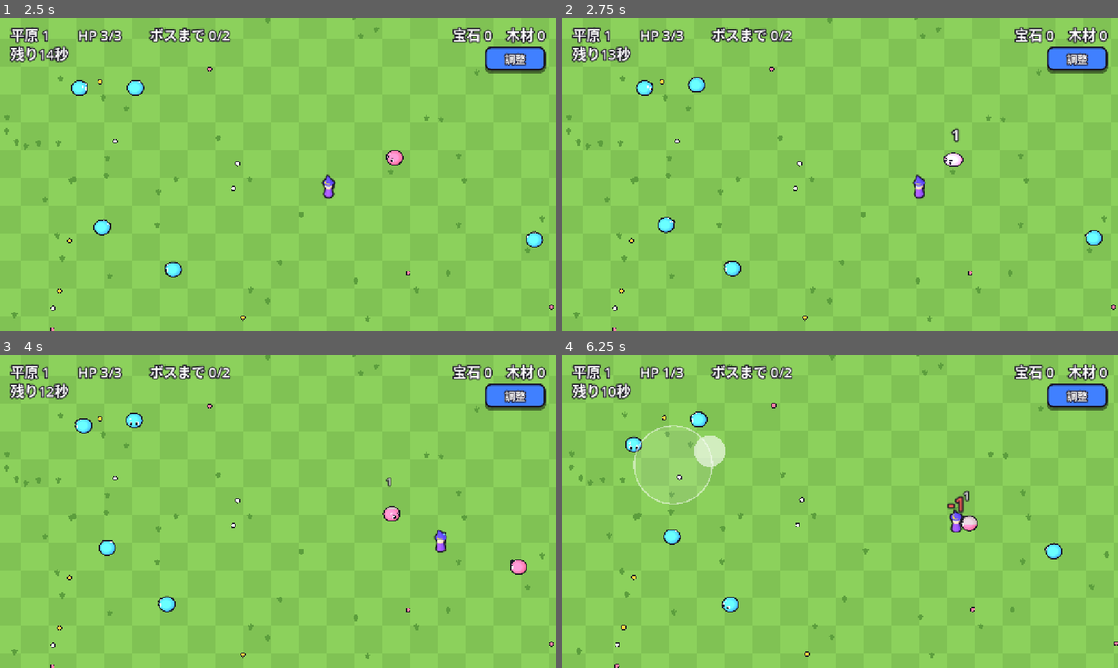
Above: before the commit, frames 1-4 (two rows, left to right).
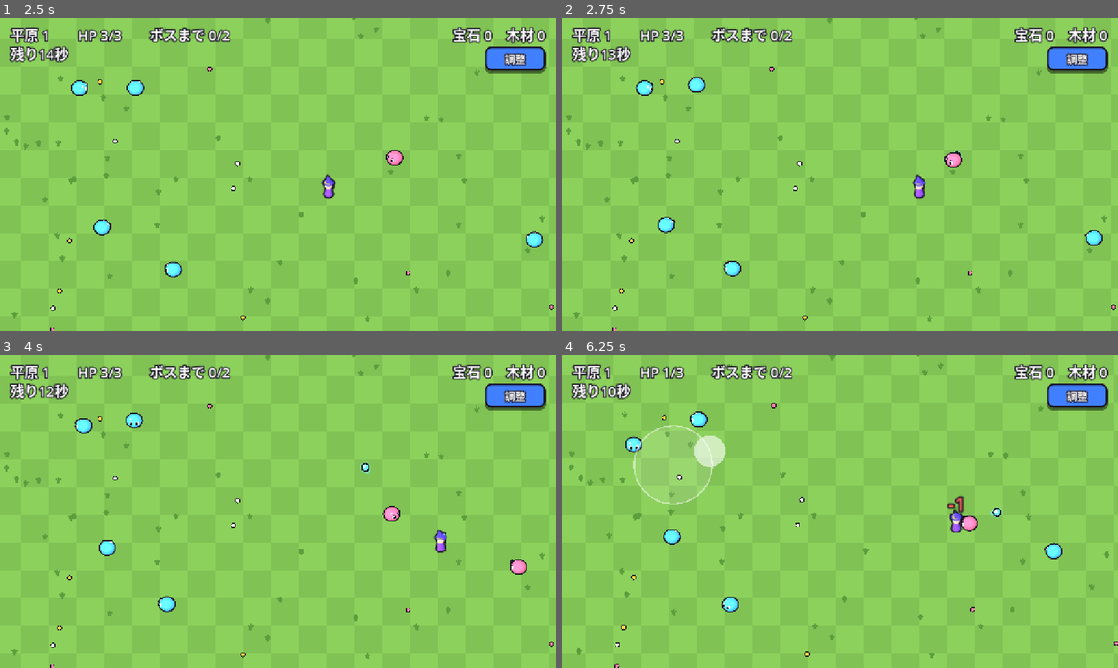
Above: after the commit, the same moments.

Repository: elefolo4565/fantasyIncremental
Game: Godot game, scene res://scenes/run/run.tscn
Two runs of this game, one before a commit and one after it. Both use one fixed random seed, a clock stepped at 60 frames per second and the inputs below. This scene is started directly instead of the project's main scene.
Inputs (mouse positions are in pixels of both pictures, inside the frame that each line leads up to):
- Up to frame 1 (2.5 s): click "調整" at 0.5 s; click "閉じる" at 1.25 s; move the mouse to (400, 158) at 2.02 s; hold Right (ui_right) from 2.03 s (still down); click (400, 158) at 2.17 s
- Up to frame 2 (2.75 s): keep holding Right (ui_right)
- Up to frame 3 (4 s): release Right (ui_right) at 2.75 s; drag from (166, 527) to (250, 574) at 2.77 s; move the mouse to (333, 442) at 3.52 s; hold Right (ui_right) from 3.53 s (still down)
- Up to frame 4 (6.25 s): release Right (ui_right) at 4.25 s; drag from (812, 574) to (673, 464) at 4.27 s; move the mouse to (1006, 558) at 5.02 s; hold Left (ui_left) 5.03-5.75 s; drag from (673, 464) to (756, 433) at 5.77 s

Frame 1 is identical in both runs. In frame 2, 0.2% of the frame differs, in the area x 68-73%, y 35-48%; in frame 3, 0.1%; in frame 4, 0.2%.

Commit message:
敵同士はぶつからず重なって通り抜けるようにする
敵を物理の層 enemy（2番）に移し、プレイヤーと木（world、1番）にだけぶつかるようにする。
プレイヤーは両方の層にぶつかるので、これまでどおり敵に押し止められる。

Co-Authored-By: Claude Opus 5.5 (1M context) <noreply@anthropic.com>
Claude-Session: https://claude.ai/code/session_01TUik1f4JSHLmG8xXeEbnoe

Diff:
--- a/project.godot
+++ b/project.godot
@@ -33,6 +33,11 @@
 
 pointing/emulate_touch_from_mouse=true
 
+[layer_names]
+
+2d_physics/layer_1="world"
+2d_physics/layer_2="enemy"
+
 [rendering]
 
 renderer/rendering_method="gl_compatibility"
--- a/scenes/monster/monster.gd
+++ b/scenes/monster/monster.gd
@@ -2,6 +2,7 @@
 extends Breakable
 ## 敵（モンスター）。稼ぎの元であり、同時に脅威でもある。種類は data/enemies.csv の1行（def）で決まる。
 ## 動きは部品（MonsterMove。scenes/monster/moves/）に任せ、ここは移動・画面の端・プレイヤーとの接触・絵を受け持つ。
+## 物理の層は enemy（2番）で、プレイヤーと木（world、1番）にだけぶつかる。敵同士はぶつからず重なって通り抜ける。
 ## enemies.csv の shot 列に弾（data/shots.csv）があれば、動きとは別に MonsterShooter で弾を撃つ。
 ## 触れると touched_player を出す（ダメージは Run が与える）。壊すと宝石が手に入り、ボスでなければプレイヤーから離れた場所に湧き直す。
 ## 魔導樹の「黄金スライム」があると、金色になれる種類（golden）は湧くたびに golden_chance の確率で金色になる。
--- a/scenes/monster/monster.tscn
+++ b/scenes/monster/monster.tscn
@@ -3,6 +3,8 @@
 [ext_resource type="Script" path="res://scenes/monster/monster.gd" id="1_monster"]
 
 [node name="Monster" type="CharacterBody2D"]
+collision_layer = 2
+collision_mask = 1
 motion_mode = 1
 script = ExtResource("1_monster")
 
--- a/scenes/player/player.tscn
+++ b/scenes/player/player.tscn
@@ -6,6 +6,7 @@
 radius = 20.0
 
 [node name="Player" type="CharacterBody2D"]
+collision_mask = 3
 motion_mode = 1
 texture_filter = 5
 script = ExtResource("1_player")
